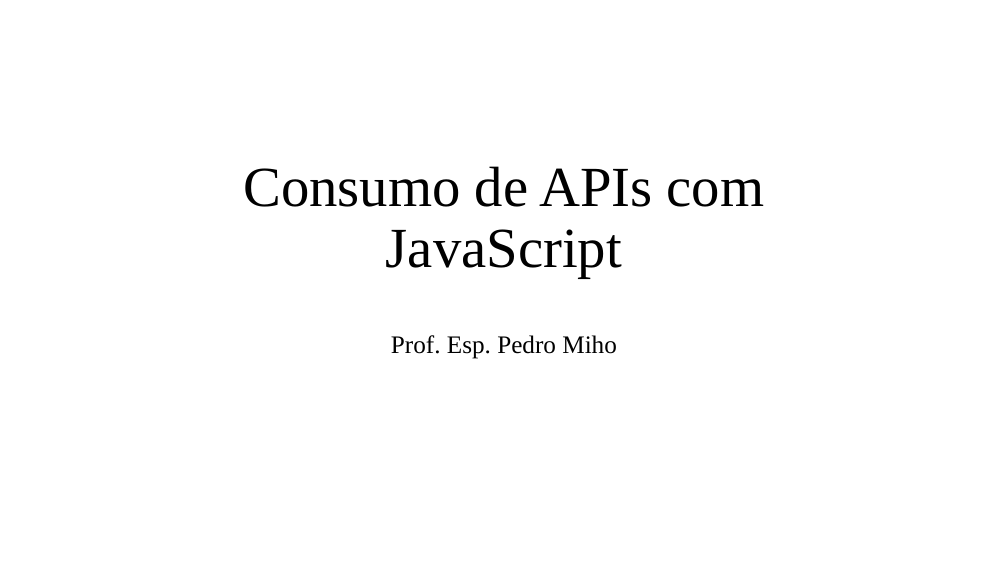
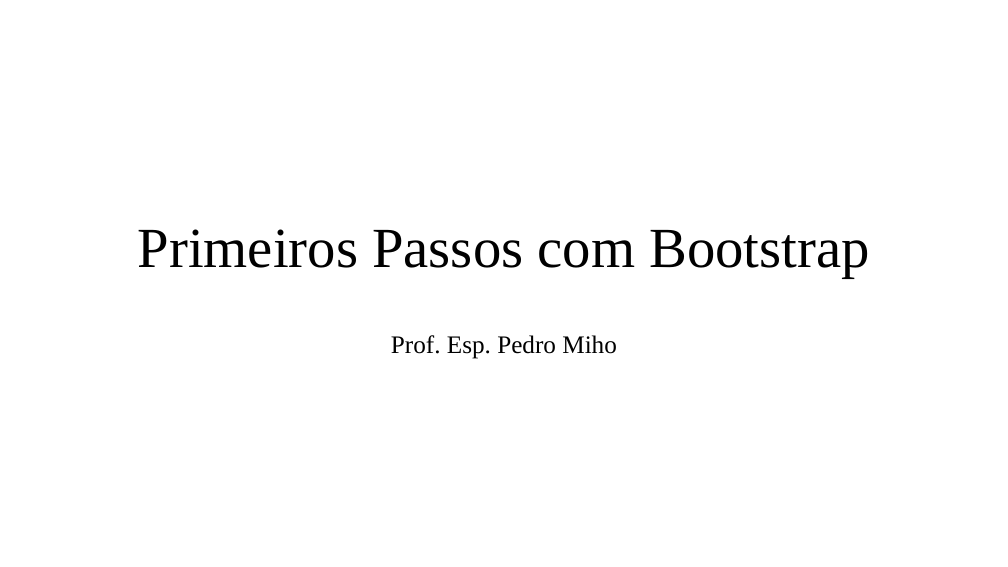
Before and after one commit to PedroMiho/UMC, a slide deck: slide 1 of Lógica e Programação/Módulo 03 - Framework/Aula 19 - Bootsrap/Consumindo API.pptx. Drawn at 1008x567 pixels with LibreOffice and Linux fonts; fonts in the diff are those of the drawing; background and template pictures are left out. Boxes give left, top, right and bottom in pixels: in the first picture for what was removed or moved away, otherwise in the second. Text is boxed around its words. In the diff, an @@ line names an element or a change of style, - is before the commit and + after.

```diff
--- a/Lógica e Programação/Módulo 03 - Framework/Aula 19 - Bootsrap/Consumindo API.pptx
+++ b/Lógica e Programação/Módulo 03 - Framework/Aula 19 - Bootsrap/Consumindo API.pptx
@@ title at [138, 229, 869, 278]: text changed @@
-Consumo de APIs com JavaScript
+Primeiros Passos com Bootstrap
```
Also in this commit, not shown: 1 other slide changed, 7 slides added, 11 slides removed, 1 other file.
